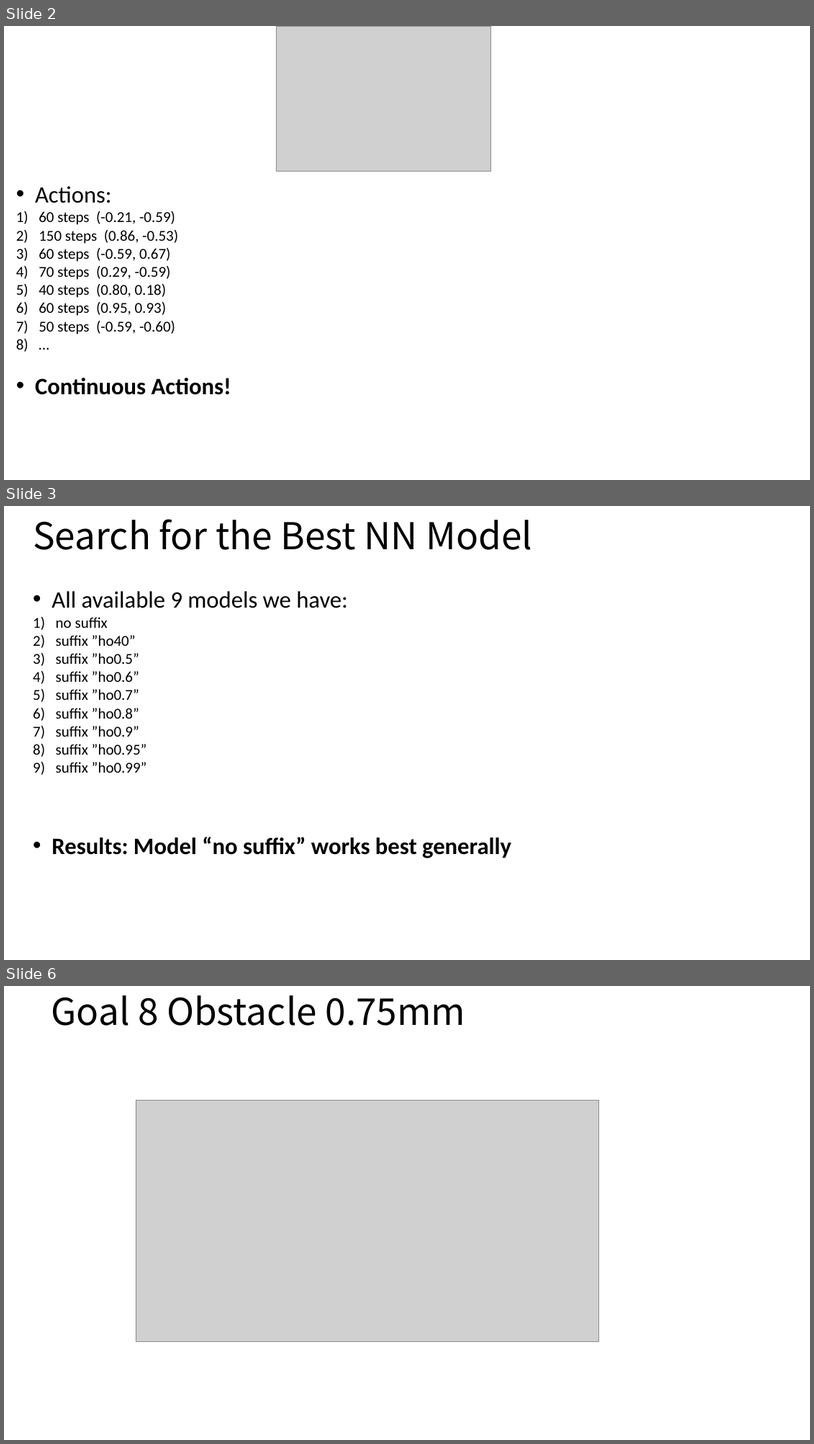
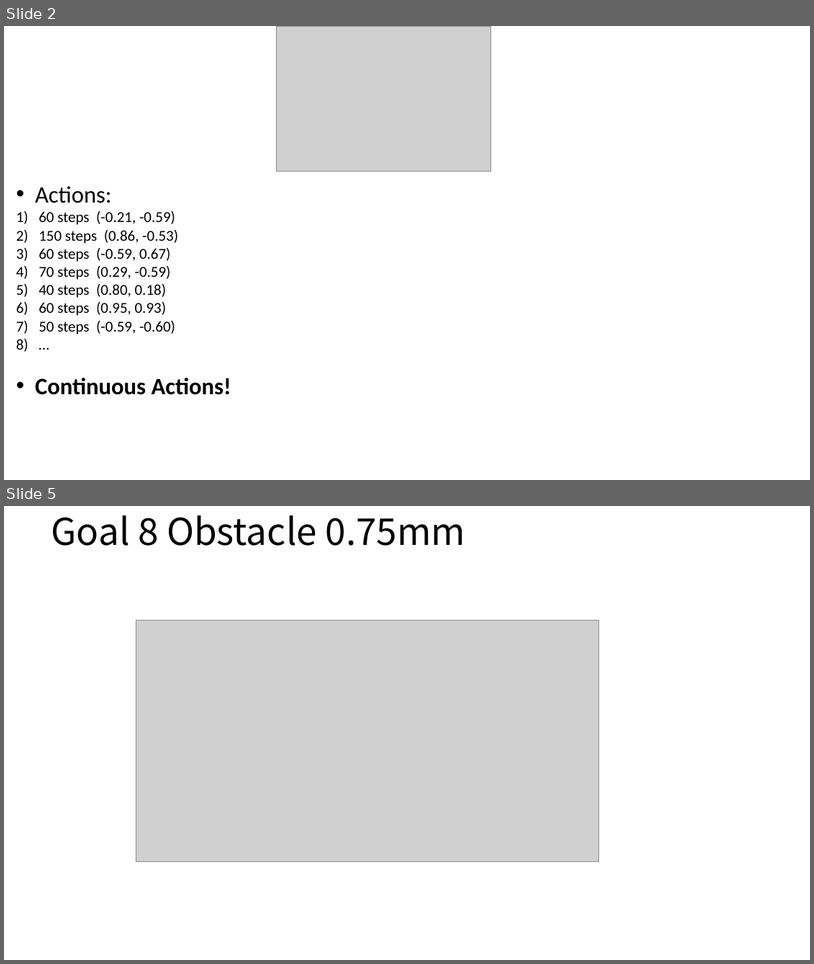
Before and after one commit to ShuoZ9379/t42_hand, a slide deck: zs_sim_robot/meeting_7/meeting_7.pptx. Shown one above the other, each under a label of ours: slides 2, 3 and 6 before the commit, slides 2 and 5 after it; the slides between them are not shown. The pictures are 814x1444 and 814x964 pixels, drawn with LibreOffice and Linux fonts; fonts in the diff are those of the drawing; grey boxes stand for pictures. Boxes give left, top, right and bottom in pixels: in the first picture for what was removed or moved away, otherwise in the second. Text is boxed around its words. In the diff, an @@ line names an element or a change of style, - is before the commit and + after.

```diff
--- a/zs_sim_robot/meeting_7/meeting_7.pptx
+++ b/zs_sim_robot/meeting_7/meeting_7.pptx
@@ slide 3 removed at (x1=4, y1=506, x2=810, y2=960), background #FFFFFF @@
@@ title removed at (x1=33, y1=519, x2=532, y2=550) @@
-Search for the Best NN Model
@@ text removed at (x1=52, y1=591, x2=512, y2=858) @@
-• All available 9 models we have:
-1) no suffix
-2) suffix ”ho40”
-3) suffix ”ho0.5”
-4) suffix ”ho0.6”
-5) suffix ”ho0.7”
-6) suffix ”ho0.8”
-7) suffix ”ho0.9”
-8) suffix ”ho0.95”
-9) suffix ”ho0.99”
-• Results: Model “no suffix” works best generally
@@ what was slide 6 is now slide 5 @@
```
Also in this commit, not shown: 2 slides added, 2 other slides removed, 1 other file.
